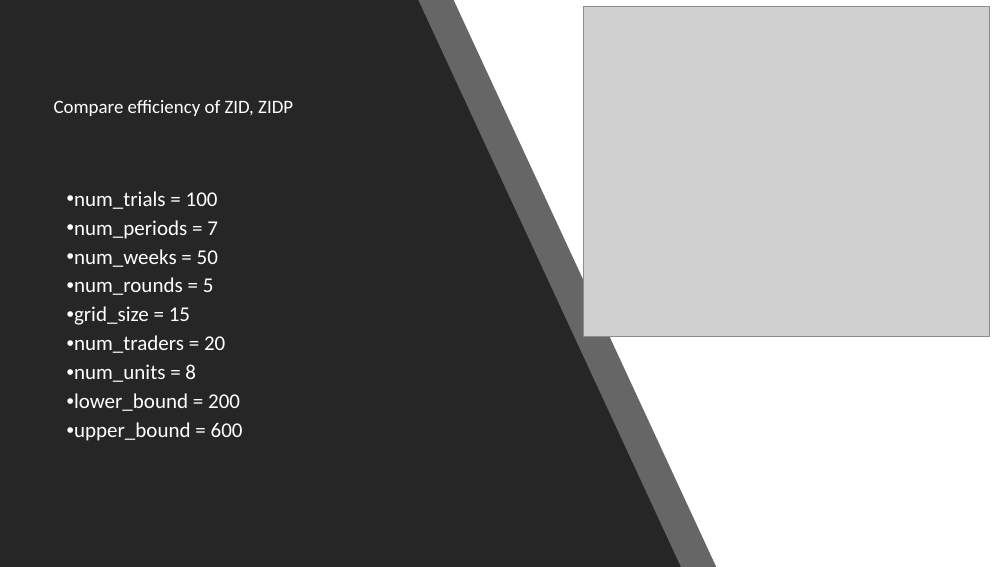
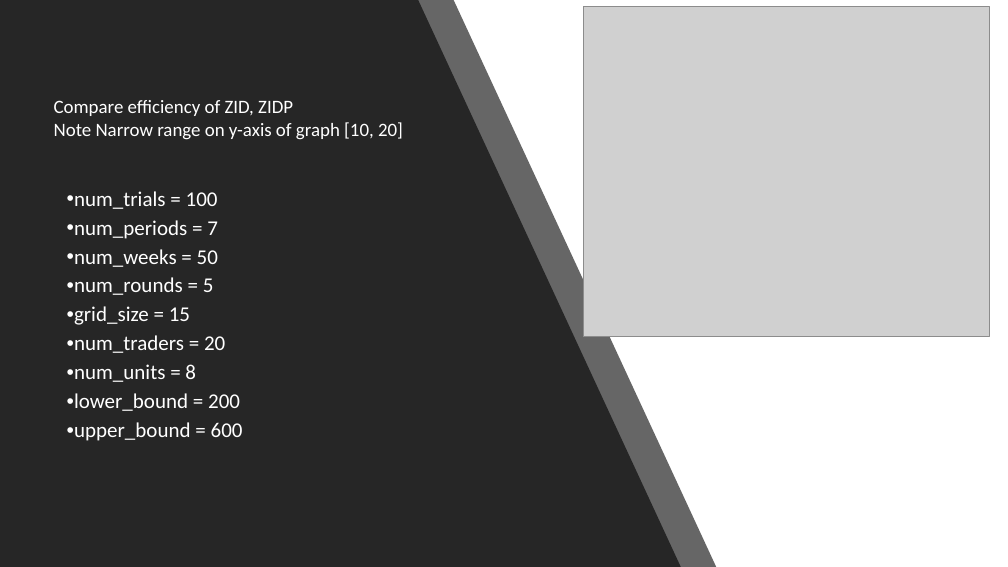
Before and after one commit to Kmccabe/dm_markets, a slide deck: slide 23 of talks/ZI Conference Talk V2.pptx (slide 22 before the commit). Drawn at 1008x567 pixels with LibreOffice and Linux fonts; fonts in the diff are those of the drawing; grey boxes stand for pictures. Boxes give left, top, right and bottom in pixels: in the first picture for what was removed or moved away, otherwise in the second. Text is boxed around its words. In the diff, an @@ line names an element or a change of style, - is before the commit and + after.

```diff
--- a/talks/ZI Conference Talk V2.pptx
+++ b/talks/ZI Conference Talk V2.pptx
@@ text at (54,122,403,140): paragraph added @@
+Note Narrow range on y-axis of graph [10, 20]
```
Also in this commit, not shown: 5 other slides changed, 1 slide added.
